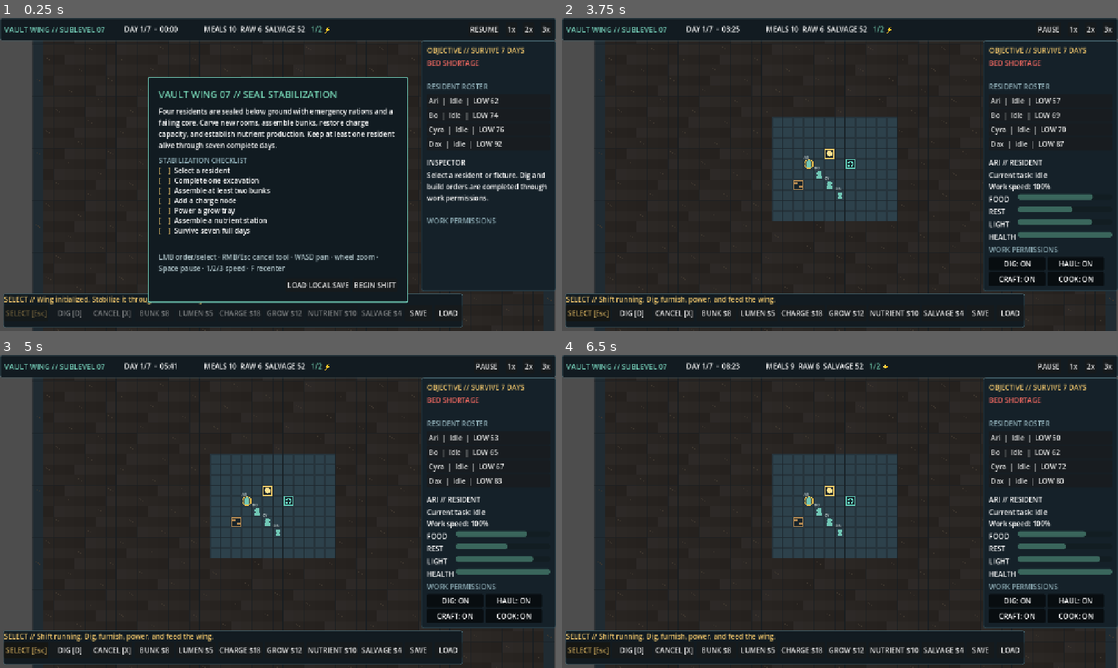
Above: before the commit, frames 1-4 (two rows, left to right).
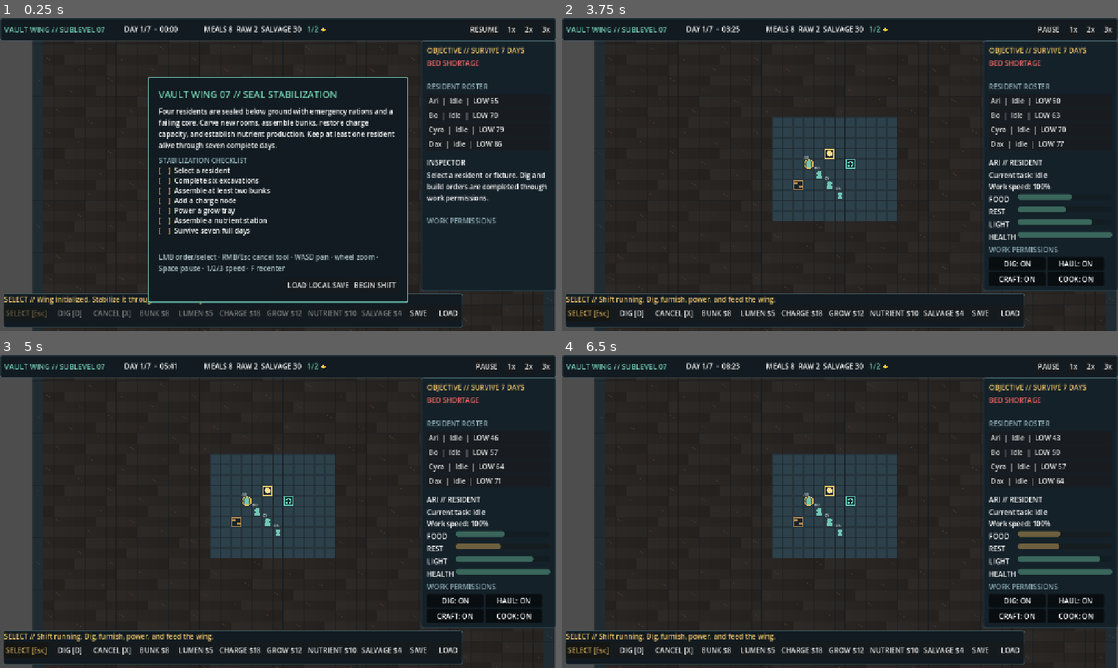
Above: after the commit, the same moments.

Repository: rccoleman19/VaultTycoon
Game: Godot game, scene res://scenes/main.tscn
The game is run twice, just before and just after one commit, with the same random seed, the same clock (stepped at 60 frames per second) and the same inputs.
Inputs (mouse positions are in pixels of both pictures, inside the frame that each line leads up to):
- Up to frame 1 (0.25 s): no input
- Up to frame 2 (3.75 s): click "BEGIN SHIFT" at 0.5 s; click "1x" at 1.25 s; click "2x" at 2 s; click "3x" at 2.75 s; click (1051, 99) at 3.5 s, where only the run before the commit has a clickable "Ari | Idle | LOW 57"
- Up to frame 3 (5 s): click (489, 436) at 4.25 s, where only the run before the commit has a clickable "Ari | Idle | LOW 55"
- Up to frame 4 (6.5 s): click (1051, 436) at 5 s, where only the run before the commit has a clickable "Ari | Idle | LOW 53"; click (1051, 436) at 5.75 s, where only the run before the commit has a clickable "Ari | Idle | LOW 52"

The runs differ from the first frame. In frame 1, 0.4% of the frame differs, in the area x 37-91%, y 2-53%; in frame 2, 0.4%; in frame 3, 0.6%, in the area x 41-95%, y 2-62%; in frame 4, 0.5%.

Commit message:
fix: tighten survival balance and job reservations

Diff:
--- a/scripts/colonist.gd
+++ b/scripts/colonist.gd
@@ -38,10 +38,10 @@
 	return map_grid.world_to_cell(position)
 
 
-func advance_needs(day_fraction: float, lit: bool) -> void:
+func advance_needs(day_fraction: float, lit: bool, in_bed: bool) -> void:
 	if not alive:
 		return
-	needs.advance(day_fraction, lit, sleeping, bed_id >= 0)
+	needs.advance(day_fraction, lit, sleeping, in_bed)
 	if needs.health <= 0.0:
 		kill()
 	queue_redraw()
--- a/scripts/food_system.gd
+++ b/scripts/food_system.gd
@@ -3,20 +3,20 @@
 
 signal inventory_changed
 
-const GROW_SECONDS := 46.0
-const GROW_YIELD := 6
-const COOK_INPUT := 2
-const COOK_OUTPUT := 4
+const GROW_SECONDS := 9.0
+const GROW_YIELD := 1
+const COOK_INPUT := 1
+const COOK_OUTPUT := 1
 
-var meals := 10
-var raw_food := 6
-var salvage := 52
+var meals := 8
+var raw_food := 2
+var salvage := 30
 
 
 func reset() -> void:
-	meals = 10
-	raw_food = 6
-	salvage = 52
+	meals = 8
+	raw_food = 2
+	salvage = 30
 	inventory_changed.emit()
 
 
@@ -74,7 +74,7 @@
 
 
 func deserialize(data: Dictionary) -> void:
-	meals = maxi(0, int(data.get("meals", 10)))
-	raw_food = maxi(0, int(data.get("raw_food", 6)))
-	salvage = maxi(0, int(data.get("salvage", 52)))
+	meals = maxi(0, int(data.get("meals", 8)))
+	raw_food = maxi(0, int(data.get("raw_food", 2)))
+	salvage = maxi(0, int(data.get("salvage", 30)))
 	inventory_changed.emit()
--- a/scripts/game.gd
+++ b/scripts/game.gd
@@ -89,8 +89,8 @@
 	_spawn_starting_fixture(VaultBuilding.Kind.STOCKPILE, Vector2i(19, 17), false)
 	var names := ["Ari", "Bo", "Cyra", "Dax"]
 	var cells := [Vector2i(20, 15), Vector2i(21, 16), Vector2i(22, 17), Vector2i(23, 18)]
-	var starting_food := [84.0, 90.0, 76.0, 96.0]
-	var starting_rest := [62.0, 74.0, 84.0, 92.0]
+	var starting_food := [65.0, 72.0, 79.0, 86.0]
+	var starting_rest := [55.0, 70.0, 82.0, 94.0]
 	for index in names.size():
 		var resident := VaultResident.new()
 		resident_root.add_child(resident)
@@ -126,8 +126,11 @@
 	for resident in residents:
 		if not resident.alive:
 			continue
-		var lit := power_grid.is_cell_lit(resident.get_cell(map_grid), buildings)
-		resident.advance_needs(delta_seconds / DayCycle.SECONDS_PER_DAY, lit)
+		var resident_cell := resident.get_cell(map_grid)
+		var lit := power_grid.is_cell_lit(resident_cell, buildings)
+		var assigned_bed := get_building_by_id(resident.bed_id)
+		var in_bed := assigned_bed != null and assigned_bed.complete and resident_cell == assigned_bed.cell
+		resident.advance_needs(delta_seconds / DayCycle.SECONDS_PER_DAY, lit, in_bed)
 	job_system.advance(delta_seconds)
 	food_system.advance(delta_seconds, buildings)
 	power_grid.recalculate(buildings)
@@ -335,7 +338,7 @@
 
 
 func apply_snapshot(snapshot: Dictionary) -> bool:
-	if not snapshot.has("map") or not snapshot.has("residents") or not snapshot.has("buildings"):
+	if not _is_snapshot_shape_valid(snapshot):
 		return false
 	if not map_grid.deserialize(snapshot.map):
 		return false
@@ -381,6 +384,28 @@
 			player_orders.show_outcome(true, get_alive_count())
 		else:
 			player_orders.show_outcome(false, 0)
+	return true
+
+
+func _is_snapshot_shape_valid(snapshot: Dictionary) -> bool:
+	var map_data: Variant = snapshot.get("map")
+	var resident_data: Variant = snapshot.get("residents")
+	var building_data: Variant = snapshot.get("buildings")
+	if not map_data is Dictionary or not resident_data is Array or not building_data is Array:
+		return false
+	if resident_data.is_empty() or resident_data.size() > 5:
+		return false
+	var saved_cells: Variant = map_data.get("cells")
+	if not saved_cells is Array or saved_cells.size() != MapGrid.WIDTH * MapGrid.HEIGHT:
+		return false
+	for entry: Variant in resident_data:
+		if not entry is Dictionary or not entry.get("position") is Array or not entry.get("needs") is Dictionary:
+			return false
+		if entry.position.size() < 2:
+			return false
+	for entry: Variant in building_data:
+		if not entry is Dictionary or not entry.get("cell") is Array or entry.cell.size() < 2:
+			return false
 	return true
 
 
--- a/scripts/job_system.gd
+++ b/scripts/job_system.gd
@@ -58,6 +58,9 @@
 	if resident.current_job_id >= 0:
 		var job := _find_job(resident.current_job_id)
 		if not job.is_empty():
+			if int(job.type) == JobType.SUPPLY_BUILD and int(job.get("in_transit", 0)) > 0:
+				food.add_salvage(int(job.in_transit))
+				job.in_transit = 0
 			job.reserved_by = -1
 	resident.carrying = 0
 	resident.clear_job()
@@ -82,6 +85,14 @@
 	for entry: Variant in saved_data.get("rubble", []):
 		if entry is Array and entry.size() >= 3:
 			queue_rubble(Vector2i(int(entry[0]), int(entry[1])), int(entry[2]))
+	for entry: Variant in saved_data.get("supplies", []):
+		if entry is Array and entry.size() >= 5:
+			var target := Vector2i(int(entry[1]), int(entry[2]))
+			_add_job(JobType.SUPPLY_BUILD, target, int(entry[0]), int(entry[3]))
+			for job: Dictionary in jobs:
+				if int(job.type) == JobType.SUPPLY_BUILD and int(job.building_id) == int(entry[0]):
+					job.in_transit = int(entry[4])
+					break
 	for cell: Vector2i in map_grid.dig_marks:
 		queue_dig(cell)
 	for building: VaultBuilding in game.buildings:
@@ -91,11 +102,15 @@
 
 func serialize() -> Dictionary:
 	var rubble: Array = []
+	var supplies: Array = []
 	for job: Dictionary in jobs:
 		if int(job.type) == JobType.HAUL_RUBBLE and not bool(job.get("done", false)):
 			var target: Vector2i = job.target
 			rubble.append([target.x, target.y, int(job.amount)])
-	return {"rubble": rubble}
+		elif int(job.type) == JobType.SUPPLY_BUILD and not bool(job.get("done", false)):
+			var target: Vector2i = job.target
+			supplies.append([int(job.building_id), target.x, target.y, int(job.amount), int(job.get("in_transit", 0))])
+	return {"rubble": rubble, "supplies": supplies}
 
 
 func get_queued_count() -> int:
@@ -114,12 +129,12 @@
 			_add_job(JobType.SUPPLY_BUILD, building.cell, building.building_id, building.get_cost() - building.delivered)
 		elif not building.complete:
 			_add_job(JobType.BUILD, building.cell, building.building_id)
-		elif building.kind == VaultBuilding.Kind.KITCHEN and food.can_cook() and food.meals < 16:
+		elif building.kind == VaultBuilding.Kind.KITCHEN and building.powered and food.can_cook() and food.meals < 8:
 			_add_job(JobType.COOK, building.cell, building.building_id)
 
 
 func _handle_survival(resident: VaultResident, delta_seconds: float) -> bool:
-	if resident.needs.food <= 66.0 and food.consume_meal():
+	if resident.needs.food <= 35.0 and food.consume_meal():
 		release_resident(resident)
 		resident.needs.eat()
 		resident.state = "Eating ration"
@@ -133,17 +148,28 @@
 			resident.state = "Going to bunk"
 		else:
 			resident.state = "Sleeping"
-		if resident.needs.rest >= 86.0:
+		var wake_threshold := 86.0 if resident.bed_id >= 0 else 44.0
+		if resident.needs.rest >= wake_threshold:
+			if resident.bed_id < 0:
+				resident.needs.light_mood = maxf(0.0, resident.needs.light_mood - 12.0)
 			resident.sleeping = false
 			resident.bed_id = -1
 			resident.state = "Idle"
 			resident.clear_path()
 		return true
 	if resident.needs.rest <= 28.0:
+		var available_bed := _find_free_bed(resident)
+		if available_bed >= 0:
+			release_resident(resident)
+			resident.sleeping = true
+			resident.bed_id = available_bed
+			resident.state = "Seeking rest"
+			return true
+	if resident.needs.rest <= 0.0:
 		release_resident(resident)
 		resident.sleeping = true
-		resident.bed_id = _find_free_bed(resident)
-		resident.state = "Seeking rest"
+		resident.bed_id = -1
+		resident.state = "Collapsed on floor"
 		return true
 	if resident.stress_break_left > 0.0:
 		resident.stress_break_left = maxf(0.0, resident.stress_break_left - delta_seconds)
@@ -201,6 +227,9 @@
 	resident.current_job_id = int(job.id)
 	resident.current_job_type = int(job.type)
 	resident.job_phase = "pickup" if int(job.type) == JobType.SUPPLY_BUILD else "target"
+	if int(job.type) == JobType.SUPPLY_BUILD and int(job.get("in_transit", 0)) > 0:
+		resident.job_phase = "target"
+		resident.carrying = int(job.in_transit)
 	resident.work_accumulator = 0.0
 	resident.state = str(JOB_NAMES.get(int(job.type), "Working"))
 
@@ -222,7 +251,7 @@
 	if type == JobType.BUILD:
 		return not building.complete and building.is_supplied()
 	if type == JobType.COOK:
-		return building.complete and building.kind == VaultBuilding.Kind.KITCHEN and food.can_cook()
+		return building.complete and building.kind == VaultBuilding.Kind.KITCHEN and building.powered and food.can_cook()
 	return false
 
 
@@ -263,14 +292,14 @@
 			resident.state = "Walking to nutrient station"
 			return
 		if not building.powered:
-			resident.state = "Waiting: station unpowered"
+			_finish_job(job, resident)
 			return
 		if not food.can_cook():
 			_finish_job(job, resident)
 			return
 		resident.state = "Preparing meals"
 		resident.work_accumulator += delta_seconds * resident.get_work_multiplier()
-		if resident.work_accumulator >= 5.0:
+		if resident.work_accumulator >= 4.0:
 			food.finish_cooking()
 			_finish_job(job, resident)
 
@@ -297,18 +326,19 @@
 		if not resident.move_to(_stockpile_cell(), map_grid, delta_seconds):
 			resident.state = "Collecting salvage"
 			return
-		resident.carrying = mini(building.get_cost() - building.delivered, food.salvage)
+		resident.carrying = food.take_salvage(building.get_cost() - building.delivered)
 		if resident.carrying <= 0:
 			job.reserved_by = -1
 			resident.clear_job()
 			return
+		job.in_transit = resident.carrying
 		resident.job_phase = "target"
 		resident.clear_path()
 	if not resident.move_to(building.cell, map_grid, delta_seconds):
 		resident.state = "Supplying %s" % building.get_display_name()
 		return
-	var delivered := food.take_salvage(resident.carrying)
-	building.add_delivery(delivered)
+	building.add_delivery(resident.carrying)
+	job.in_transit = 0
 	resident.carrying = 0
 	if building.needs_supply():
 		job.amount = building.get_cost() - building.delivered
@@ -364,6 +394,7 @@
 		"building_id": building_id,
 		"amount": amount,
 		"reserved_by": -1,
+		"in_transit": 0,
 		"done": false,
 	})
 	next_job_id += 1
@@ -389,7 +420,6 @@
 			continue
 		var resident: VaultResident = game.get_resident_by_id(int(job.reserved_by))
 		if resident != null:
-			resident.carrying = 0
-			resident.clear_job()
+			release_resident(resident)
 		job.done = true
 	jobs = jobs.filter(func(job: Dictionary) -> bool: return not bool(job.get("done", false)))
--- a/scripts/needs.gd
+++ b/scripts/needs.gd
@@ -8,7 +8,7 @@
 
 
 func advance(day_fraction: float, is_lit: bool, sleeping: bool, in_bed: bool) -> void:
-	food = clampf(food - 36.0 * day_fraction, 0.0, 100.0)
+	food = clampf(food - 60.0 * day_fraction, 0.0, 100.0)
 	if sleeping:
 		var recovery := 96.0 if in_bed else 48.0
 		rest = clampf(rest + recovery * day_fraction, 0.0, 100.0)
@@ -17,7 +17,7 @@
 	var mood_delta := 0.0 if sleeping else (42.0 if is_lit else -30.0)
 	light_mood = clampf(light_mood + mood_delta * day_fraction, 0.0, 100.0)
 	if food <= 0.0:
-		health -= 58.0 * day_fraction
+		health -= 160.0 * day_fraction
 	if rest <= 0.0:
 		health -= 30.0 * day_fraction
 	if light_mood <= 5.0:
@@ -26,7 +26,7 @@
 
 
 func eat() -> void:
-	food = minf(100.0, food + 42.0)
+	food = minf(100.0, food + 60.0)
 
 
 func serialize() -> Dictionary:
--- a/scripts/player_orders.gd
+++ b/scripts/player_orders.gd
@@ -358,9 +358,9 @@
 			var power_text := "Powered" if building.get_power_demand() == 0 or building.powered else "UNPOWERED"
 			inspector_state.text = "Online · %s\nPower: %d use / %d output" % [power_text, building.get_power_demand(), building.get_power_output()]
 			if building.kind == VaultBuilding.Kind.GROW_TRAY:
-				inspector_state.text += "\nGrowth: %d%% · yields 6 raw" % floori(building.production_progress / FoodSystem.GROW_SECONDS * 100.0)
+				inspector_state.text += "\nGrowth: %d%% · yields 1 raw" % floori(building.production_progress / FoodSystem.GROW_SECONDS * 100.0)
 			elif building.kind == VaultBuilding.Kind.KITCHEN:
-				inspector_state.text += "\nRecipe: 2 raw -> 4 meals"
+				inspector_state.text += "\nRecipe: 1 raw -> 1 meal"
 		else:
 			inspector_state.text = "Blueprint · Salvage %d/%d\nAssembly remaining: %.1fs" % [building.delivered, building.get_cost(), building.construction_left]
 		_hide_needs_and_work()
@@ -398,7 +398,7 @@
 	var initial_floor_count := MapGrid.CHAMBER.size.x * MapGrid.CHAMBER.size.y
 	var checks := [
 		[game.selected_resident_id >= 0, "Select a resident"],
-		[game.map_grid.get_floor_cells().size() > initial_floor_count, "Complete one excavation"],
+		[game.map_grid.get_floor_cells().size() >= initial_floor_count + 6, "Complete six excavations"],
 		[game.get_completed_building_count(VaultBuilding.Kind.BED) >= 2, "Assemble at least two bunks"],
 		[game.get_completed_building_count(VaultBuilding.Kind.GENERATOR, true) >= 1, "Add a charge node"],
 		[game.get_completed_building_count(VaultBuilding.Kind.GROW_TRAY) >= 1, "Power a grow tray"],
